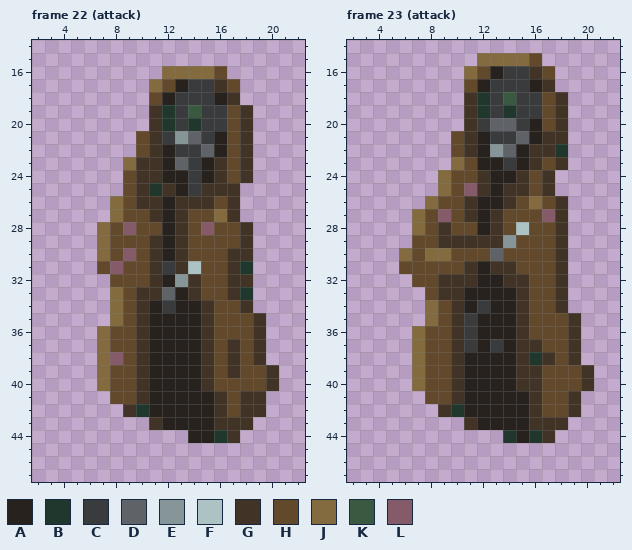
Pixel-art file, stored at aseprite/performance-sets/Necromancer.ase. That is the earlier state.
24x48 pixels, 37 frames. Shown: frame 22 (attack): x 2..22, y 14..47; frame 23 (attack): x 2..22, y 14..47. The commit also changed other frames, which this record leaves out.
Palette (. is transparent): A #28221f  B #20372d  C #3a3b3d  D #5f6367  E #869598  F #acc2c3  G #413325  H #63492c  J #836b3f  K #3a5941  L #855b69
Pixels before, frame 22 (attack), first column x 7:
16 .....JJJJH....
17 ....JHACCGH...
18 ....HACCCAG...
19 ....GBCKCCHG..
20 ....GBCBCCHG..
21 ...HGCEDCAHG..
22 ...HGACCDAHG..
23 ..JGGADCAGHG..
24 ..HGGAACAGHG..
25 ..HGBGACGGG...
26 .JHGGAGGGHG...
27 .JHHGAGHHJG...
28 JHLHHAGHLHHG..
29 JHHHGAGHHHHG..
30 JHLHGAGHHHGG..
31 HLHHGCGFHHGB..
32 .HHHGAEGHHGG..
33 .JHGGDAGHHGB..
34 .JHGACAAGHHG..
35 .JHGAAAAGHHHG.
36 JHHGAAAAGHHHG.
37 JHHGAAAAGHGHG.
38 JLHGAAAAGHGHG.
39 JHHGAAAAGHGHHG
40 JHHGAAAAGHHHHG
41 .HHGAAAAAGHGG.
42 ..GBAAAAAGHGG.
43 ....GAAAAGGG..
44 .......AABG...
Pixels before, frame 23 (attack), first column x 6:
15 ......JJJJH....
16 .....JHACCGH...
17 .....HACCCAG...
18 .....GBCKCCHG..
19 .....GBCBCCHG..
20 .....GCDDCAHG..
21 ....HGACCDAGG..
22 ....HGAEDAGGB..
23 ....JHAACAGHG..
24 ...JHHGAAGHG...
25 ...JHLGAGGHG...
26 ..JHHGAAGHJHG..
27 .JHLHGAGHHHLG..
28 .JHGHHAGHFHHG..
29 .HHGGGGGEHHHG..
30 JHJJHHHDHHHHG..
31 HHHHHGAGGHHHG..
32 .HHGGGAAGGHHG..
33 ..HGGAAAAGHHG..
34 ..JHGACAAGHHG..
35 ..JHGCAAAGHHHG.
36 .JHHGCAAAGHHHG.
37 .JHHGCACAGGHHG.
38 .JHHGAAAAGBGHG.
39 .JHHGAAAAGGHHHG
40 .JHHGAAAAGGHHHG
41 ..HHGAAAAAGHHG.
42 ...GBAAAAAGHHG.
43 .....GAAAAGGG..
44 ........BABG...
Once edited:
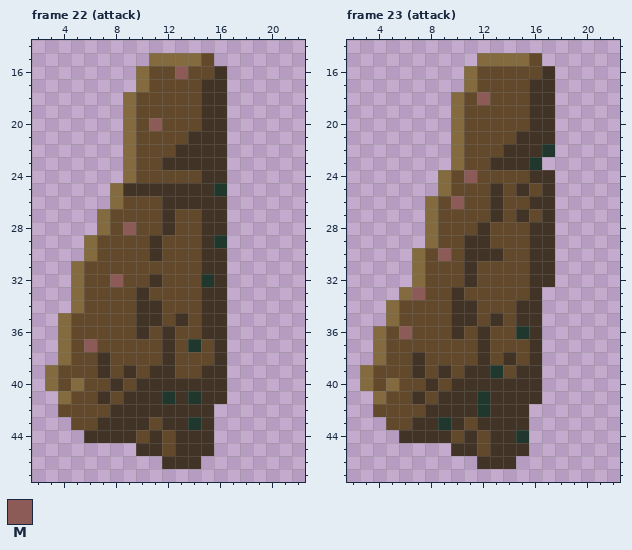
Colours new in this view: M #8d5b57
From the commit log: Add Move NW Necromancer animation
Diff:
layer "sw" now hidden
layer "nw" now shown
Changed rows in their new state; - is an unchanged pixel.
Frame 22 (attack):
first column x 3:
15 --------JJJJH-----
16 -------JHHMHHG----
17 -------JH-HHG-.---
18 ------JH-HHHGG.---
19 ------JHHHHHGG..--
20 ------JHMHHHGG..--
21 ------J-HHHGGG..--
22 ------J-HHGGGG..--
23 -------HHGGGG-..--
24 ------JHHHHHG-..--
25 -----JG-G-GG-B.---
26 -------HHG---G.---
27 ----JH--HGH-GG.---
28 ------M--GH-GG..--
29 ---JH----HH-GB..--
30 ---JH-H--HH-GG..--
31 --JH-H--HHHHGG..--
32 --JHHM---HHHBG..--
33 --JHHH--HHHHGG..--
34 --JHHH--GHHH-G..--
35 -JHHHH--GHGH-G...-
36 -JHHH---HGHH-G...-
37 -JHMH--HHGHBHG...-
38 -JHHGH-HHGHHHG...-
39 JHHHG-GHGGHH-G....
40 JHJHHG--GGGG-G....
41 -JHHG-G-GBGBG-...-
42 -HHHHG-GGGGGG....-
43 --HHGGGGHGGBG...--
44 ---GGGGHGHGGG..---
45 -------GGHGGG-----
46 ---------GGG------
Frame 23 (attack):
first column x 3:
16 ----------HHHHG---
17 --------JHHHHG----
18 -------JHMHHHGG.--
19 -------JHHHHHGG.--
20 -------JHHHHHGG.--
21 -------JHHHHGG-.--
22 -------JHHHGG-B.--
23 ---------HGGGB..--
24 --------MHHHHG----
25 --------HHGH------
26 -------MHHGH-GG.--
27 ----.JH-HH--G-G.--
28 ----.JH--GH-HGG.--
29 ----.JHH--HH-GG.--
30 ---.JHM-GGG--GG.--
31 ---.J----HHH-GG.--
32 ----J-HH-HHHHGG.--
33 ---JM-H-HHHHHG..--
34 --JHHH--GHHH-G..--
35 --JHHH--GHGH-G...-
36 -JHMH---HGHHBG...-
37 -JHHH--HHGHHH-...-
38 -JHHG--HHGHGHG...-
39 JHHHG-GHGGBH--....
40 JHJHHG--GGGG--....
41 -JHHG-G-GBGGG-...-
42 -HHHHG-GGBGGG....-
43 --HHGGBGHGGGG...--
44 ---GGGGHGHGGB..---
45 -------GGHGGG-----
46 ---------GGG------
Where, in picture pixels (left, top, right, bottom), the same in both pictures:
changed: (45, 53, 279, 469)
changed: (360, 66, 594, 469)
